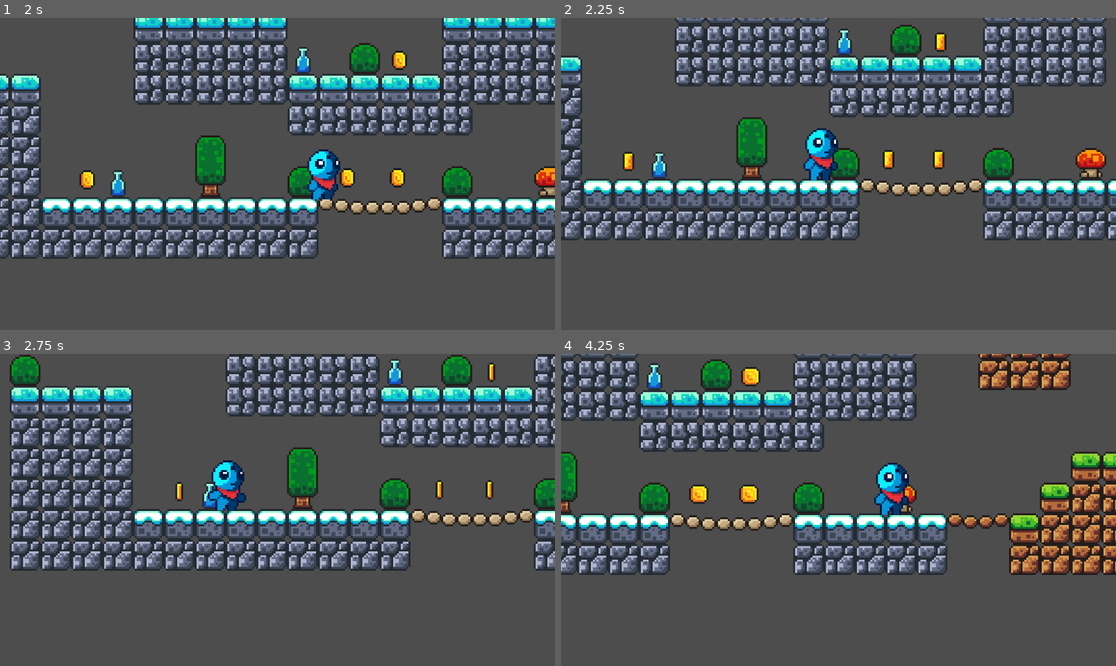
Above: before the commit, frames 1-4 (two rows, left to right).
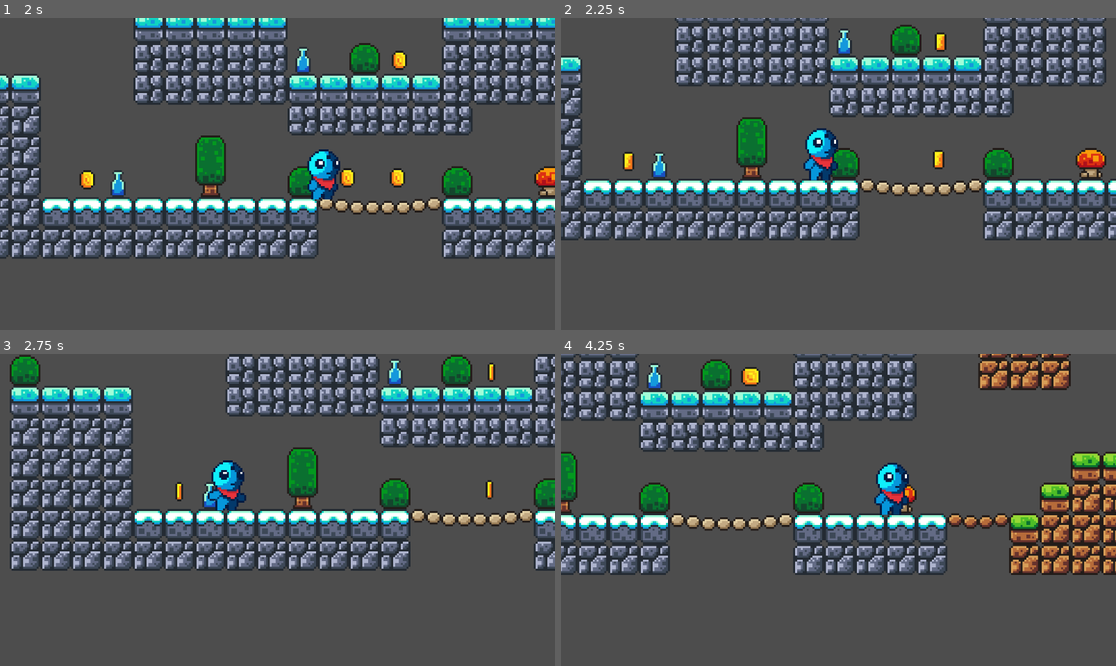
Above: after the commit, the same moments.

Repository: Gueni/mrblue
Game: Godot game, scene res://scenes/mrblue.tscn
The game is run twice, just before and just after one commit, with the same random seed, the same clock (stepped at 60 frames per second) and the same inputs.
Inputs:
- Up to frame 1 (2 s): tap Enter (ui_accept) at 0.5, 0.77, 1.52 s; hold D (ui_right) from 0.53 s (still down)
- Up to frame 2 (2.25 s): release D (ui_right) at 2.03 s; hold A (ui_left) from 2.03 s (still down)
- Up to frame 3 (2.75 s): keep holding A (ui_left)
- Up to frame 4 (4.25 s): release A (ui_left) at 2.78 s; hold D (ui_right) from 2.78 s (still down); tap Enter (ui_accept) at 3.02, 3.77 s

Frame 1 is identical in both runs. In frame 2, 0.1% of the frame differs, in the area x 57-61%, y 42-49%; in frame 3, less than 0.1%; in frame 4, 0.4%, in the area x 23-36%, y 41-49%.

Commit message:
Add signal connection for body_entered in coin scene

Diff:
--- a/mrblue_game/scenes/coin.tscn
+++ b/mrblue_game/scenes/coin.tscn
@@ -110,3 +110,5 @@
 
 [node name="CollisionShape2D" type="CollisionShape2D" parent="."]
 shape = SubResource("CircleShape2D_hdf4k")
+
+[connection signal="body_entered" from="." to="." method="_on_body_entered"]
